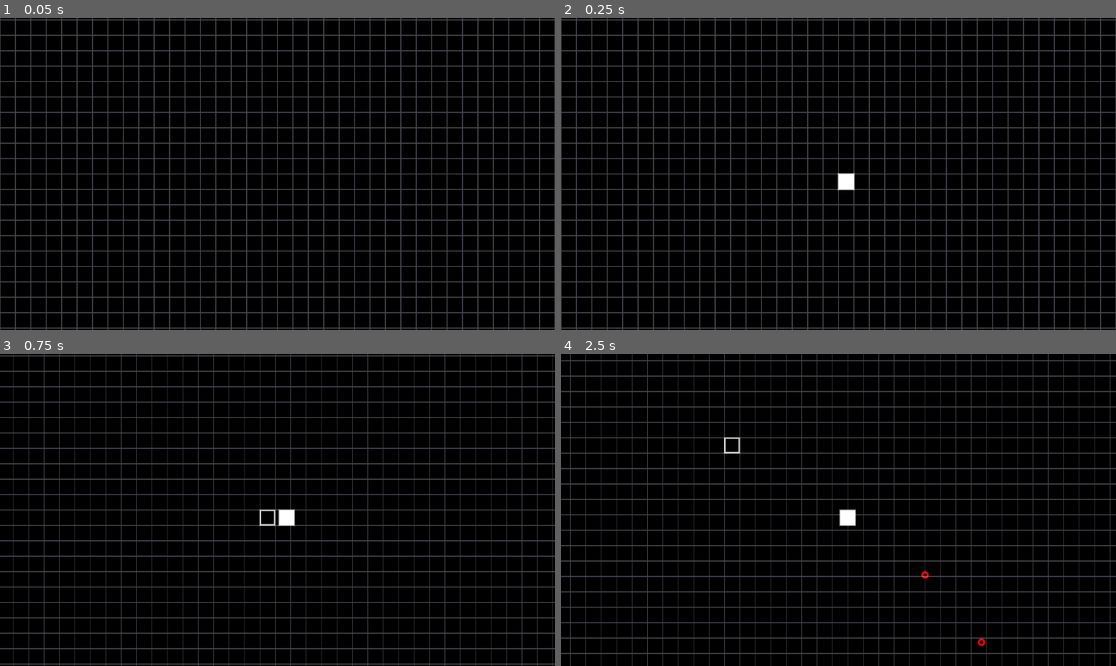
Above: before the commit, frames 1-4 (two rows, left to right).
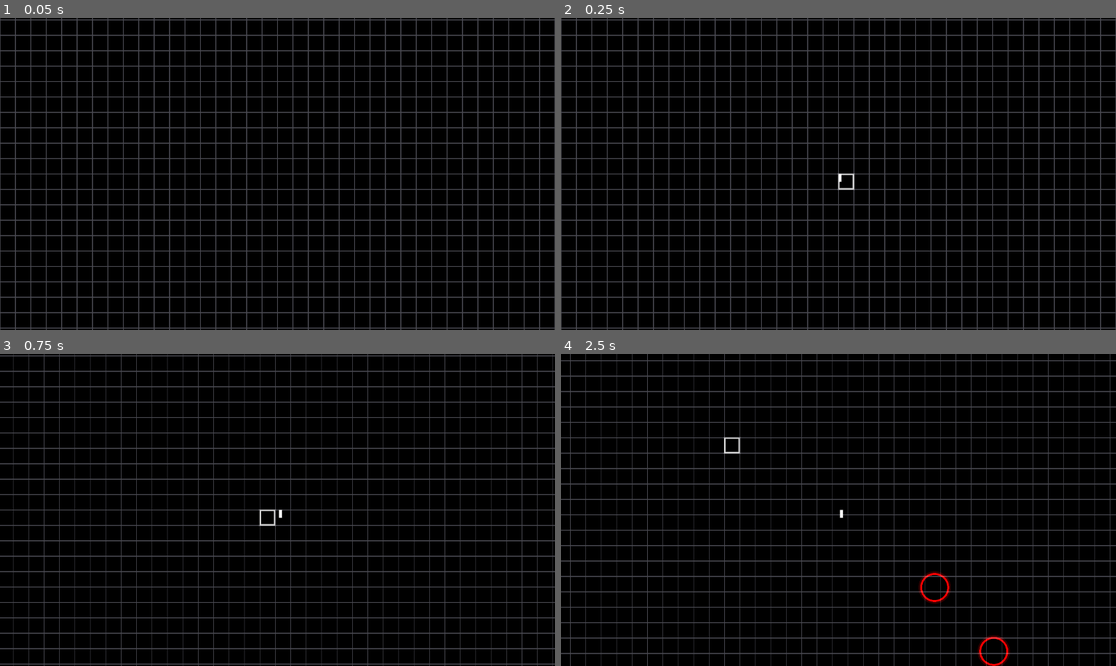
Above: after the commit, the same moments.

Repository: AnonymousXavier/ink-void
Game: Godot game, scene res://Scenes/world.tscn
Two runs of this game, one before a commit and one after it. Both use one fixed random seed, a clock stepped at 60 frames per second and the inputs below.
Inputs (mouse positions are in pixels of both pictures, inside the frame that each line leads up to):
- Up to frame 1 (0.05 s): no input
- Up to frame 2 (0.25 s): no input
- Up to frame 3 (0.75 s): tap Enter (ui_accept) at 0.5 s; move the mouse to (399, 494) at 0.52 s; hold Right (right) from 0.53 s (still down); click (399, 494) at 0.67 s
- Up to frame 4 (2.5 s): tap Enter (ui_accept) at 0.77, 1.52 s; move the mouse to (727, 525) at 1.27 s; release Right (right) at 1.28 s; hold Down (down) 1.28-2.03 s; move the mouse to (894, 441) at 2.02 s; hold Right (right) from 2.03 s (still down)

Frame 1 is identical in both runs. In frame 2, 0.2% of the frame differs, in the area x 49-53%, y 49-56%; in frame 3, 0.2%; in frame 4, 0.6%, in the area x 50-81%, y 49-100%.

Commit message:
Enemies now chase player
-> Now have rectangle sprites..

Diff:
--- a/AutoLoads/Cache.gd
+++ b/AutoLoads/Cache.gd
@@ -9,12 +9,12 @@
 func _ready() -> void:
 	render_info = {
 		# ENEMY
-		Enums.ENTITY_TYPES.NORMAL_ENEMY: ImageGenerator.create_render_profile(Enums.SHAPE_TYPES.CIRCLE, 8, Color.RED, Constants.TILE_SIZE * 0.3, true),
+		Enums.ENTITY_TYPES.NORMAL_ENEMY: ImageGenerator.create_render_profile(Enums.SHAPE_TYPES.CIRCLE, 8, Color.RED, Constants.TILE_SIZE, Constants.TILE_SIZE, true),
 		# PROJECTILES
-		Enums.ENTITY_TYPES.BULLET: ImageGenerator.create_render_profile(Enums.SHAPE_TYPES.CIRCLE, 0, Color.RED, Constants.TILE_SIZE * 0.1, false),
+		Enums.ENTITY_TYPES.BULLET: ImageGenerator.create_render_profile(Enums.SHAPE_TYPES.CIRCLE, 0, Color.RED, Constants.TILE_SIZE * 0.1, Constants.TILE_SIZE * 0.1, false),
 		# UI
-		Enums.ENTITY_TYPES.CELL_HOVER_OVERLAY: ImageGenerator.create_render_profile(Enums.SHAPE_TYPES.SQUARE, 11, Color.GRAY, Constants.TILE_SIZE, true),
-		Enums.ENTITY_TYPES.PLAYER: ImageGenerator.create_render_profile(Enums.SHAPE_TYPES.SQUARE, 0, Color.WHITE, Constants.TILE_SIZE, false)
+		Enums.ENTITY_TYPES.CELL_HOVER_OVERLAY: ImageGenerator.create_render_profile(Enums.SHAPE_TYPES.SQUARE, 11, Color.GRAY, Constants.TILE_SIZE, Constants.TILE_SIZE, true),
+		Enums.ENTITY_TYPES.PLAYER: ImageGenerator.create_render_profile(Enums.SHAPE_TYPES.RECTANGLE, 0, Color.WHITE, Constants.TILE_SIZE * 0.2, Constants.TILE_SIZE * 0.5,  false)
 	}
 	textures_dict = {
 		Enums.ENTITY_TYPES.NORMAL_ENEMY: await ImageGenerator.generate_texture_for(render_info[Enums.ENTITY_TYPES.NORMAL_ENEMY]),
--- a/AutoLoads/Enums.gd
+++ b/AutoLoads/Enums.gd
@@ -1,7 +1,7 @@
 extends Node
 
 enum EVENT_TYPES {MOVEMENT, DAMAGE_ATTEMPT, DAMAGE_CONFIRMED, SHOOT_TARGET, ENTITY_KILLED, TARGET_REACHED, MOUSE_CLICK, MOUSE_MOTION}
-enum SHAPE_TYPES {CIRCLE, DIAMOND, SQUARE}
+enum SHAPE_TYPES {CIRCLE, DIAMOND, SQUARE, RECTANGLE}
 
 enum LEVELS {LOW=1, MEDIUM=2, HIGH=3}
 enum ENEMY_STATES {MOVE, ATTACK}
--- a/AutoLoads/Factories.gd
+++ b/AutoLoads/Factories.gd
@@ -31,7 +31,6 @@
 	entity_manager.player_id = id
 	entity_manager.player_input_data = PlayerInputData.new()
 
-	print(id,entity_manager.velocity_components)
 	SceneInstances.entity_manager.next_entity_id += 1
 
 	return id
@@ -47,12 +46,16 @@
 	var countdown_data = CountDownData.new()
 	var goldvalue_data = GoldValueData.new()
 	var alignment_data = AlignmentData.new()
+	var velocity_data = VelocityData.new()
+	var stalker_data = StalkerData.new()
 
+	velocity_data.speed = 100.0
 	render_data.texture = Cache.textures_dict[type]
 	countdown_data.wait_time = 1 / meele_data.fire_rate
 	countdown_data.action = Enums.COUNTDOWN_ACTIONS.ATTACK
 	transform_data.position = pos
 	alignment_data.alignment = Enums.ALIGNMENTS.ENEMY
+	stalker_data.target_id = SceneInstances.entity_manager.player_id
 
 	entity_manager.meele_components[id] = meele_data
 	entity_manager.render_components[id] = render_data
@@ -61,6 +64,8 @@
 	entity_manager.countdown_components[id] = countdown_data
 	entity_manager.gold_value_components[id] = goldvalue_data
 	entity_manager.alignment_components[id] = alignment_data
+	entity_manager.velocity_components[id] = velocity_data
+	entity_manager.stalker_components[id] = stalker_data
 
 	entity_manager.active_entities.append(id)
 	entity_manager.is_an_enemy[id] = true
--- a/AutoLoads/ImageGenerator.gd
+++ b/AutoLoads/ImageGenerator.gd
@@ -5,10 +5,12 @@
 		Enums.SHAPE_TYPES.CIRCLE:
 			return await generate_circle_texture(render_profile)
 		Enums.SHAPE_TYPES.SQUARE:
-			return await generate_square_texture(render_profile)
+			return await generate_rect_texture(render_profile)
+		Enums.SHAPE_TYPES.RECTANGLE:
+			return await generate_rect_texture(render_profile)
 
 func generate_circle_texture(render_profile: RenderProfile) -> ImageTexture:
-	var radius = render_profile.size
+	var radius = render_profile.width
 	var color = render_profile.core_color
 	var border_width = render_profile.border_width
 
@@ -42,14 +44,15 @@
 
 	return texture
 
-func generate_square_texture(render_profile: RenderProfile) -> ImageTexture:
-	var width = render_profile.size
+func generate_rect_texture(render_profile: RenderProfile) -> ImageTexture:
+	var width = render_profile.width
+	var height = render_profile.height
 	var color = render_profile.core_color
 	var border_width = render_profile.border_width
 
 	# 1. Setup a Viewport (the "Canvas")
 	var viewport = SubViewport.new()
-	viewport.size = Vector2i(width, width)
+	viewport.size = Vector2i(width, height)
 	viewport.transparent_bg = true
 	viewport.render_target_update_mode = SubViewport.UPDATE_ALWAYS
 
@@ -57,7 +60,7 @@
 	var drawer = Node2D.new()
 	drawer.draw.connect(func():
 		var is_filled = not render_profile.is_hollow
-		drawer.draw_rect(Rect2(0, 0, width, width), color, is_filled, border_width)
+		drawer.draw_rect(Rect2(0, 0, width, height), color, is_filled, border_width)
 	)
 
 	# 3. Add to scene tree so it can render
@@ -76,12 +79,13 @@
 
 	return texture
 
-static func create_render_profile(shape_type: Enums.SHAPE_TYPES, border_width: int, core_color: Color,  size: int, is_hollow: bool):
+static func create_render_profile(shape_type: Enums.SHAPE_TYPES, border_width: int, core_color: Color,  width: int, height: int, is_hollow: bool):
 	var render_profile = RenderProfile.new()
 
 	render_profile.border_width = border_width
 	render_profile.core_color = core_color
-	render_profile.size = size
+	render_profile.width = width
+	render_profile.height = height
 	render_profile.shape_type = shape_type
 	render_profile.is_hollow = is_hollow
 
--- a/Resources/RenderProfile.gd
+++ b/Resources/RenderProfile.gd
@@ -6,4 +6,5 @@
 @export var glow_color: Color
 @export var is_hollow: bool
 @export var border_width: int
-@export var size: int
+@export var width: int
+@export var height: int
--- /dev/null
+++ b/Resources/StalkerData.gd
@@ -0,0 +1,4 @@
+extends Resource
+class_name StalkerData
+
+@export var target_id: int
--- a/Scenes/world.gd
+++ b/Scenes/world.gd
@@ -19,6 +19,7 @@
 @onready var bank_system: Node = $BankSystem
 @onready var overlay_system: Node = $OverlaySystem
 @onready var player_controller_system: PlayerControllerSystem = $PlayerControllerSystem
+@onready var stalking_system: StalkingSystem = $StalkingSystem
 
 
 var player_spawned: bool = false
@@ -49,6 +50,7 @@
 	camera.update()
 	homing_system.update(delta)
 
+	stalking_system.update()
 	movement_system.update(delta)
 
 	count_down_system.update(delta)
--- a/Scenes/world.tscn
+++ b/Scenes/world.tscn
@@ -19,6 +19,7 @@
 [ext_resource type="PackedScene" uid="uid://c6ldh5b4kbqfu" path="res://Systems/death_system.tscn" id="19_xbk3s"]
 [ext_resource type="PackedScene" uid="uid://6fcj0cfrcyg2" path="res://Systems/player_controller_system.tscn" id="20_1cojt"]
 [ext_resource type="PackedScene" uid="uid://ccoeuqpwxg76x" path="res://Systems/bank_system.tscn" id="20_i4fjy"]
+[ext_resource type="PackedScene" uid="uid://dnrci6ejgl3n8" path="res://Systems/stalking_system.tscn" id="21_pyn1s"]
 [ext_resource type="PackedScene" uid="uid://b4xgsftrx1h8o" path="res://Systems/homing_system.tscn" id="21_yq1aw"]
 
 [node name="World" type="Node2D" unique_id=626846320]
@@ -65,3 +66,5 @@
 [node name="OverlaySystem" parent="." unique_id=915206206 instance=ExtResource("19_axeuq")]
 
 [node name="PlayerControllerSystem" parent="." unique_id=428568490 instance=ExtResource("20_1cojt")]
+
+[node name="StalkingSystem" parent="." unique_id=531811237 instance=ExtResource("21_pyn1s")]
--- a/Systems/enemy_manager.gd
+++ b/Systems/enemy_manager.gd
@@ -13,7 +13,6 @@
 
 	enemies_currently_alive = len(SceneInstances.entity_manager.is_an_enemy)
 	handle_enemy_spawning()
-	process_enemies()
 
 func get_enemies_expected_on_screen(secs_passed: int):
 	var minimum_enemies_expected = 5
@@ -23,19 +22,6 @@
 	var secs_passed = (Time.get_ticks_msec() - start_time) / 1000
 	if get_enemies_expected_on_screen(secs_passed) > enemies_currently_alive:
 		spawn_enemy()
-
-func process_enemies():
-	var entity_manager = SceneInstances.entity_manager
-	for enemy_id in entity_manager.is_an_enemy:
-		if enemy_id not in entity_manager.velocity_components: # Isnt Currently in Motion
-			var velocity_data = VelocityData.new()
-			var transform_data = entity_manager.transform_components.get(enemy_id)
-			var movement_event = {"type": Enums.EVENT_TYPES.MOVEMENT, "id": enemy_id}
-
-			velocity_data.direction = (SceneInstances.camera.position - transform_data.position).normalized()
-			velocity_data.speed = 100.0
-			entity_manager.velocity_components[enemy_id] = velocity_data
-			SceneInstances.events_manager.add_event(movement_event)
 
 func spawn_enemy(): # A higher level function, spawn enemy a random an enemy at a random coord outside screen boundaries
 	var enemy_type = Enums.ENTITY_TYPES.NORMAL_ENEMY
--- a/Systems/entity_manager.gd
+++ b/Systems/entity_manager.gd
@@ -18,6 +18,7 @@
 var grid_footprint_components: Dictionary[int, GridFootprintData] = {}
 var alignment_components: Dictionary[int, AlignmentData] = {}
 var parry_components: Dictionary[int, ParryData] = {}
+var stalker_components: Dictionary[int, StalkerData] = {}
 
 # Tags
 var is_an_enemy: Dictionary[int, bool] = {}
--- a/Systems/movement_system.gd
+++ b/Systems/movement_system.gd
@@ -3,10 +3,7 @@
 
 func update(delta: float) -> void:
 	var entity_manager = SceneInstances.entity_manager
-
-	# Optional: Get screen bounds to clean up bullets as you suggested!
 	var screen_rect = get_viewport().get_visible_rect()
-	# If your camera moves, you'll want to pad this rect or use the camera's position
 
 	for id in entity_manager.velocity_components:
 		var transform = entity_manager.transform_components.get(id)
@@ -21,7 +18,7 @@
 			# Update your highly optimized spatial hash
 			entity_manager.update_chunk_map_for(old_pos, id)
 
-			# Your exact logic: "Bullets, well delete them once theyre offscreen"
+			# Bullets, well delete them once theyre offscreen
 			if entity_manager.is_a_bullet.has(id):
 				if not screen_rect.has_point(transform.position):
 					Factories.despawn_bullet(id)
--- a/Systems/rendering_system.gd
+++ b/Systems/rendering_system.gd
@@ -43,10 +43,7 @@
 		var core_scale = render_data.rendering_scale * zoom
 		var bloom_scale = core_scale * 1.125
 
-		# ---------------------------------------------------------
-		# The Center-Shift Math
-		# We must pull the bloom backward so its center perfectly aligns with the core's center
-		# ---------------------------------------------------------
+		# pull the bloom backward so its center perfectly aligns with the core's center
 		var scale_difference = 1.125 - 1.0 # 12.5% larger
 		var center_of_texture = offset + (texture.get_size() / 2.0)
 		var bloom_shift = center_of_texture * core_scale * scale_difference
--- /dev/null
+++ b/Systems/stalking_system.gd
@@ -0,0 +1,26 @@
+extends Node
+class_name StalkingSystem
+
+func update():
+	var entity_manager = SceneInstances.entity_manager
+	var transform_components = entity_manager.transform_components
+	var stalker_components = entity_manager.stalker_components
+	var velocity_components = entity_manager.velocity_components
+
+	for entity_id in stalker_components:
+		var stalkerData: StalkerData = stalker_components[entity_id]
+		var target_id = stalkerData.target_id
+
+		if target_id not in transform_components:
+			continue
+
+		if entity_id not in transform_components or entity_id not in velocity_components:
+			continue
+
+		var target_transform_data: TransformData = transform_components[target_id]
+		var entity_transform_data: TransformData = transform_components[entity_id]
+
+		var velocity_data = velocity_components[entity_id]
+		var direction = (target_transform_data.position - entity_transform_data.position).normalized()
+
+		velocity_data.direction = direction
--- /dev/null
+++ b/Systems/stalking_system.tscn
@@ -0,0 +1,6 @@
+[gd_scene format=3 uid="uid://dnrci6ejgl3n8"]
+
+[ext_resource type="Script" uid="uid://1ltj51bs0p0g" path="res://Systems/stalking_system.gd" id="1_l3ve7"]
+
+[node name="StalkingSystem" type="Node" unique_id=531811237]
+script = ExtResource("1_l3ve7")
Not shown, added: Resources/StalkerData.gd.uid
Not shown, added: Systems/stalking_system.gd.uid
